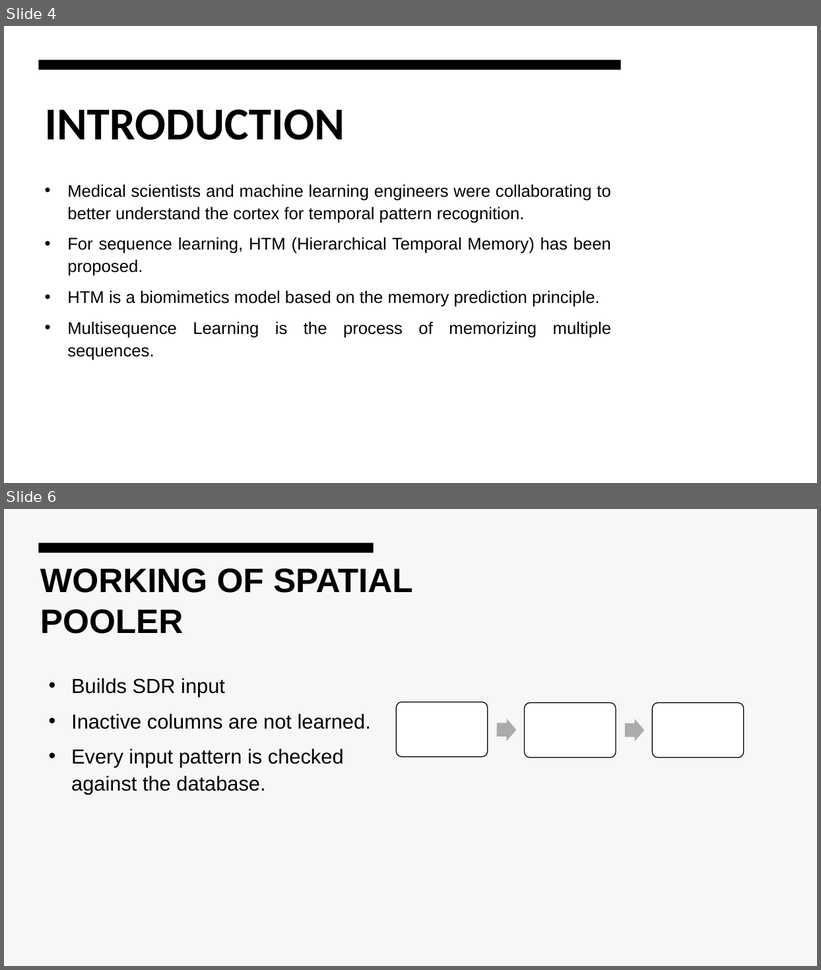
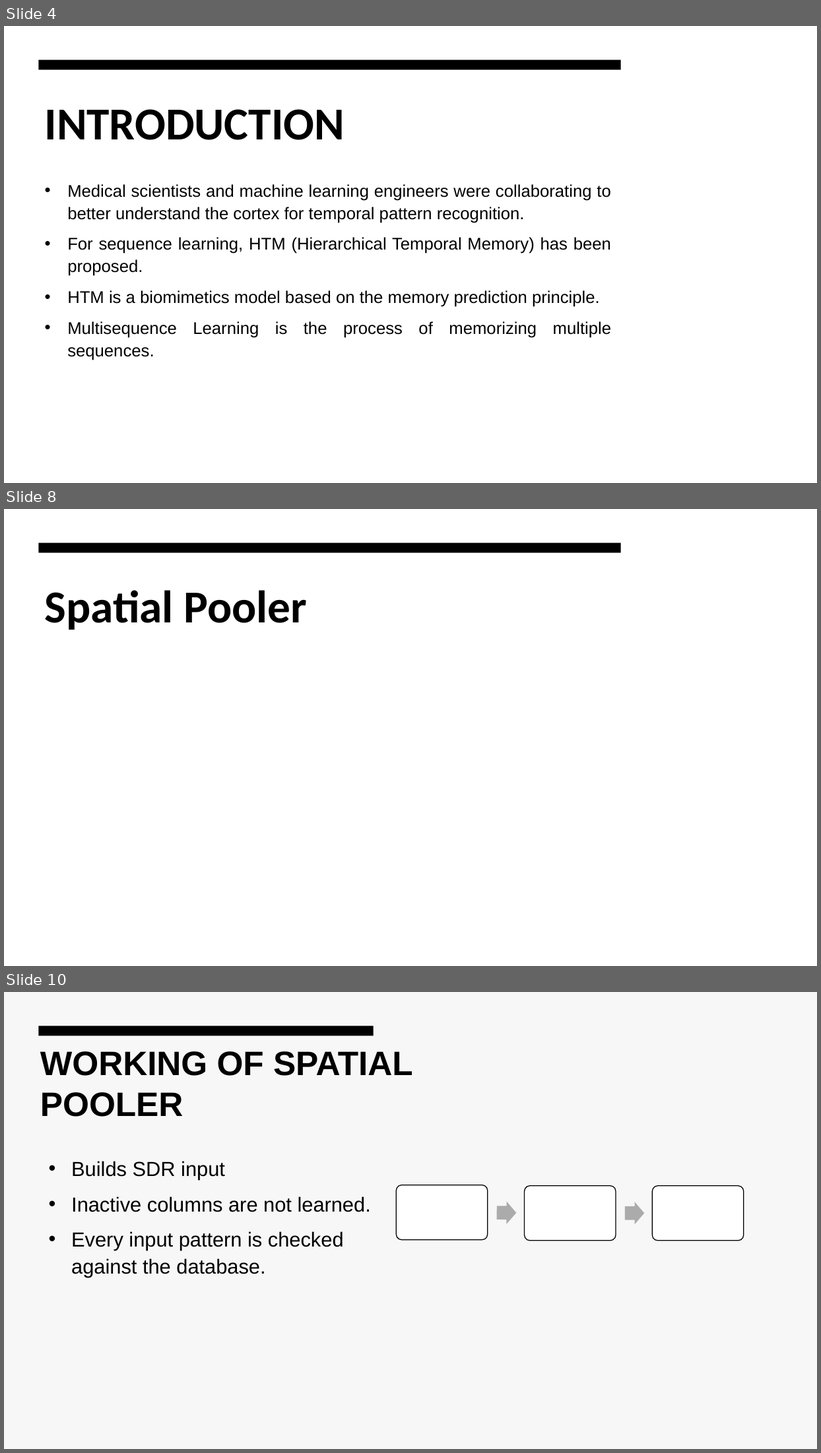
Before and after one commit to faizmohammedkhan7/neocortexapi, a slide deck: source/MySEProject/Documentation/ML-22-23-15 Approve Prediction of Multisequence Learning .pptx. Shown one above the other, each under a label of ours: slides 4 and 6 before the commit, slides 4, 8 and 10 after it; the slides between them are not shown. The pictures are 821x970 and 821x1453 pixels, drawn with LibreOffice and Linux fonts; fonts in the diff are those of the drawing. Boxes give left, top, right and bottom in pixels: in the first picture for what was removed or moved away, otherwise in the second. Text is boxed around its words. In the diff, an @@ line names an element or a change of style, - is before the commit and + after.

```diff
--- a/source/MySEProject/Documentation/ML-22-23-15 Approve Prediction of Multisequence Learning .pptx
+++ b/source/MySEProject/Documentation/ML-22-23-15 Approve Prediction of Multisequence Learning .pptx
@@ slide 8 added at (4, 509, 817, 966), background #FFFFFF @@
@@ rectangle added at (4, 509, 817, 966), fill #FFFFFF @@
@@ rectangle added at (39, 543, 621, 553), fill #000000 @@
@@ title added at (45, 590, 307, 630), 54 pt, text #000000, bold @@
+Spatial Pooler
@@ what was slide 6 is now slide 10 @@
```
Also in this commit, not shown: 1 slide changed, 4 other slides added, 1 slide removed.
